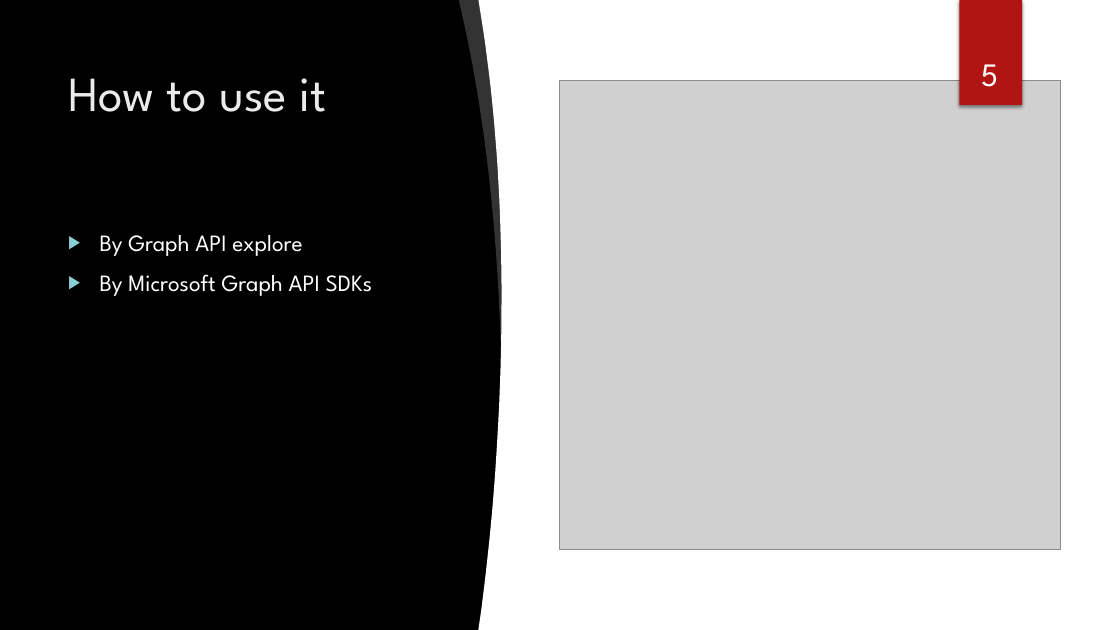
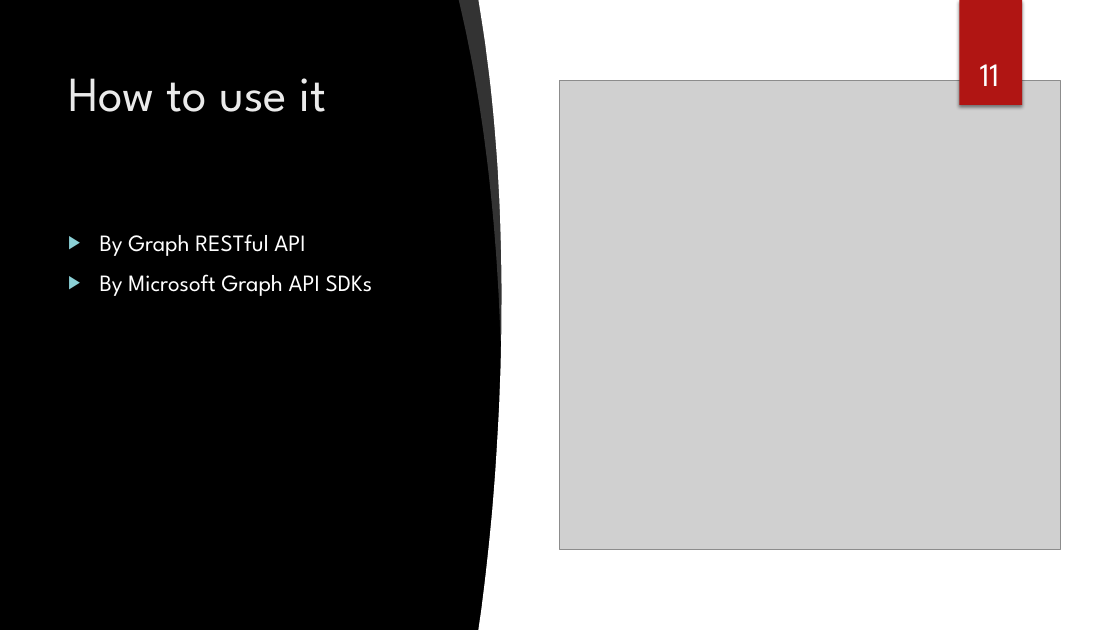
Before and after one commit to Johndgnzj/FCULab.GraphAndBot, a slide deck: slide 11 of Documents/Workshop-Day1_MicrosoftGraphAPI.pptx (slide 5 before the commit). Drawn at 1120x630 pixels with LibreOffice and Linux fonts; fonts in the diff are those of the drawing; grey boxes stand for pictures; background and template pictures are left out. Boxes give left, top, right and bottom in pixels: in the first picture for what was removed or moved away, otherwise in the second. Text is boxed around its words. In the diff, an @@ line names an element or a change of style, - is before the commit and + after.

```diff
--- a/Documents/Workshop-Day1_MicrosoftGraphAPI.pptx
+++ b/Documents/Workshop-Day1_MicrosoftGraphAPI.pptx
@@ page number at [980,64,1000,86]: text changed @@
-5
+11
@@ text at [100,234,305,256]: text changed @@
-▶ By Graph API explore
+▶ By Graph RESTful API
```
Also in this commit, not shown: 7 other slides changed, 10 slides added.
